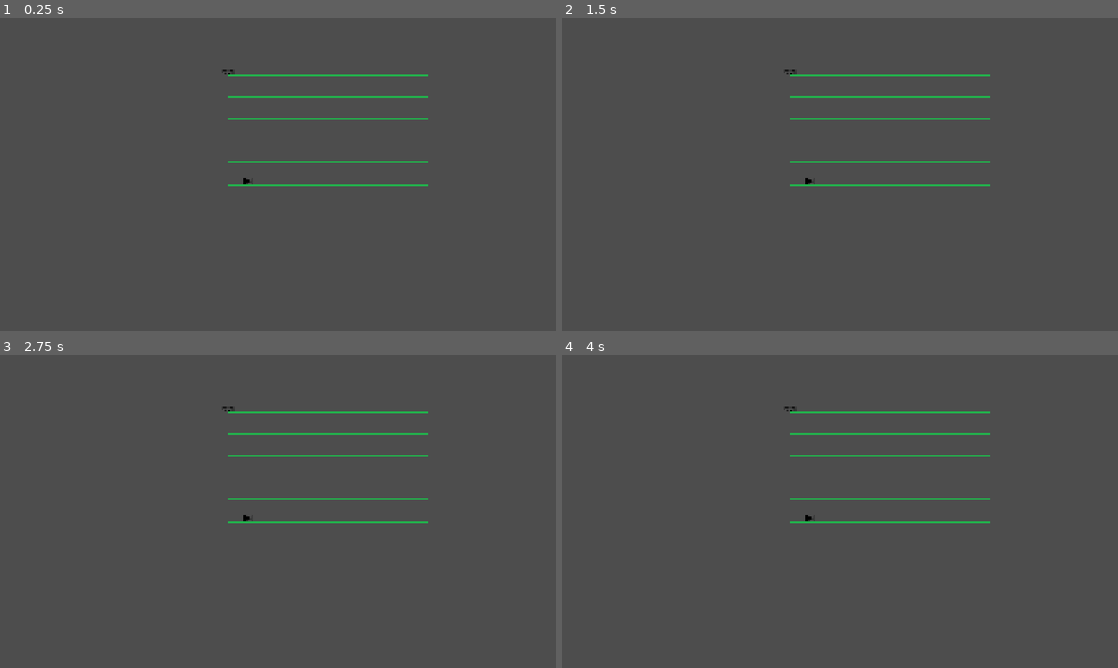
Above: before the commit, frames 1-4 (two rows, left to right).
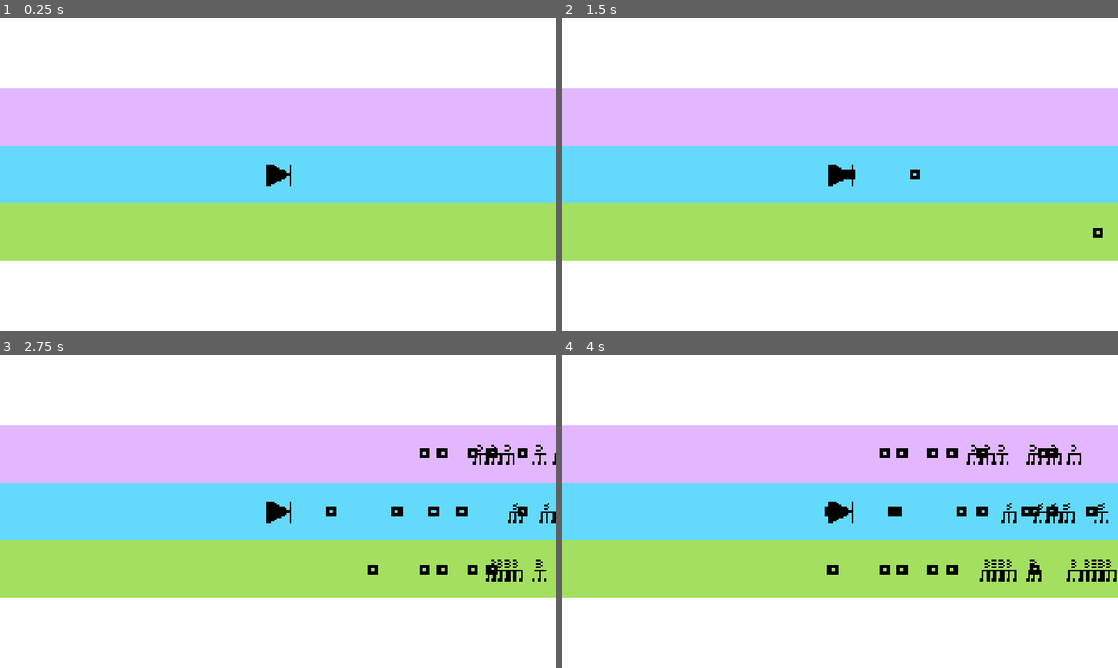
Above: after the commit, the same moments.

Repository: chorwat2137/haven-2026
Game: Godot game, scene res://scenes/main.tscn
Same seed, same stepped clock (60 frames per second), same inputs: the game is played once before the commit and once after it. Before the commit the project starts from res://old/piwo.tscn.
Inputs:
- Up to frame 1 (0.25 s): no input
- Up to frame 2 (1.5 s): tap Enter (ui_accept) at 0.5, 0.77 s; hold Right (ui_right) from 0.53 s (still down); tap Space (shoot) at 0.6, 1.35 s
- Up to frame 3 (2.75 s): tap Enter (ui_accept) at 1.52 s; release Right (ui_right) at 2.03 s; hold Left (ui_left) from 2.03 s (still down); tap Space (shoot) at 2.1 s
- Up to frame 4 (4 s): release Left (ui_left) at 2.78 s; hold Right (ui_right) from 2.78 s (still down); tap Space (shoot) at 2.85, 3.6 s; tap Enter (ui_accept) at 3.02, 3.77 s

The runs differ from the first frame. In frame 1, 100% of the frame differs, in the area x 0-100%, y 0-100%; in frame 2, 100%; in frame 3, 100%; in frame 4, 100%.
Error before the commit: Parse Error: Preload file "res://scenes/bullet.tscn" does not exist. (res://old/player.gd:6)

Commit message:
cofanie animacja

Diff:
--- a/project.godot
+++ b/project.godot
@@ -11,7 +11,7 @@
 [application]
 
 config/name="haven-2026"
-run/main_scene="uid://bqian8mpqp3rp"
+run/main_scene="uid://bl1mp5us6ubqj"
 config/features=PackedStringArray("4.7", "GL Compatibility")
 config/icon="res://icon.svg"
 
@@ -23,6 +23,7 @@
 
 window/size/viewport_width=1920
 window/size/viewport_height=1080
+window/size/mode=2
 window/stretch/mode="canvas_items"
 window/stretch/aspect="expand"
 "<<<<<<<HEAD[dotnet]project/assembly_name"="haven-2026"
--- a/scripts/main.gd
+++ b/scripts/main.gd
@@ -7,6 +7,8 @@
 var obstacles : Array
 var obstacle_heights = [200, 0, -200]
 
+var rewind_duration = 120
+var current_rewind = 121
 
 var speed: float
 const START_SPEED: float = 5.0
@@ -14,8 +16,13 @@
 var screen_size: Vector2i
 var score = 0
 var last_obs
+
 # Called when the node enters the scene tree for the first time.
 func _ready() -> void:
+
+
+
+	speed = START_SPEED
 	screen_size = get_viewport().get_visible_rect().size
 	$Player/Spectrum.position.x = 0 - screen_size.x /2
 	$Player/Spectrum.position.y = 0 - screen_size.y /2
@@ -30,7 +37,6 @@
 
 # Called every frame. 'delta' is the elapsed time since the previous frame.
 func _process(delta: float) -> void:
-	speed = START_SPEED
 
 	score += speed
 	$Player.position.x += speed * delta * 60
@@ -39,7 +45,7 @@
 	#$Spectrum.position.y = $Player.position.y - screen_size.y /2
 	generate_obs()
 
-var min_distance = 300
+var min_distance = 2000
 
 
 func generate_obs():
@@ -65,5 +71,22 @@
 
 func add_obs(obs, x, y):
 	obs.position = Vector2i(x, y)
+	obs.body_entered.connect(hit_obs)
 	add_child(obs)
 	obstacles.append(obs)
+
+func hit_obs(body):
+	if body.name == "Player":
+		collision_handle()
+
+func collision_handle():
+	speed = -5
+	var timer = Timer.new()
+	add_child(timer)
+	timer.wait_time = 2.0
+	timer.one_shot = false
+	timer.timeout.connect(_on_timer_timeout)
+	timer.start()
+
+func _on_timer_timeout():
+	speed = START_SPEED
